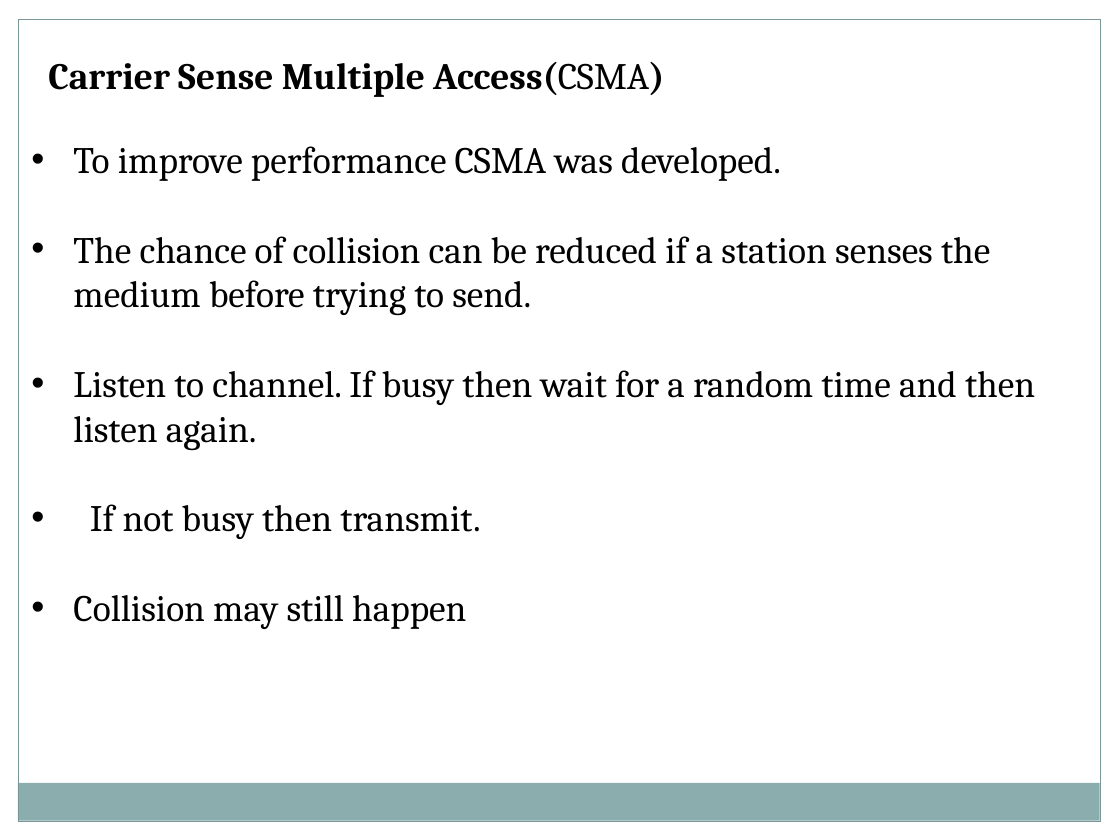
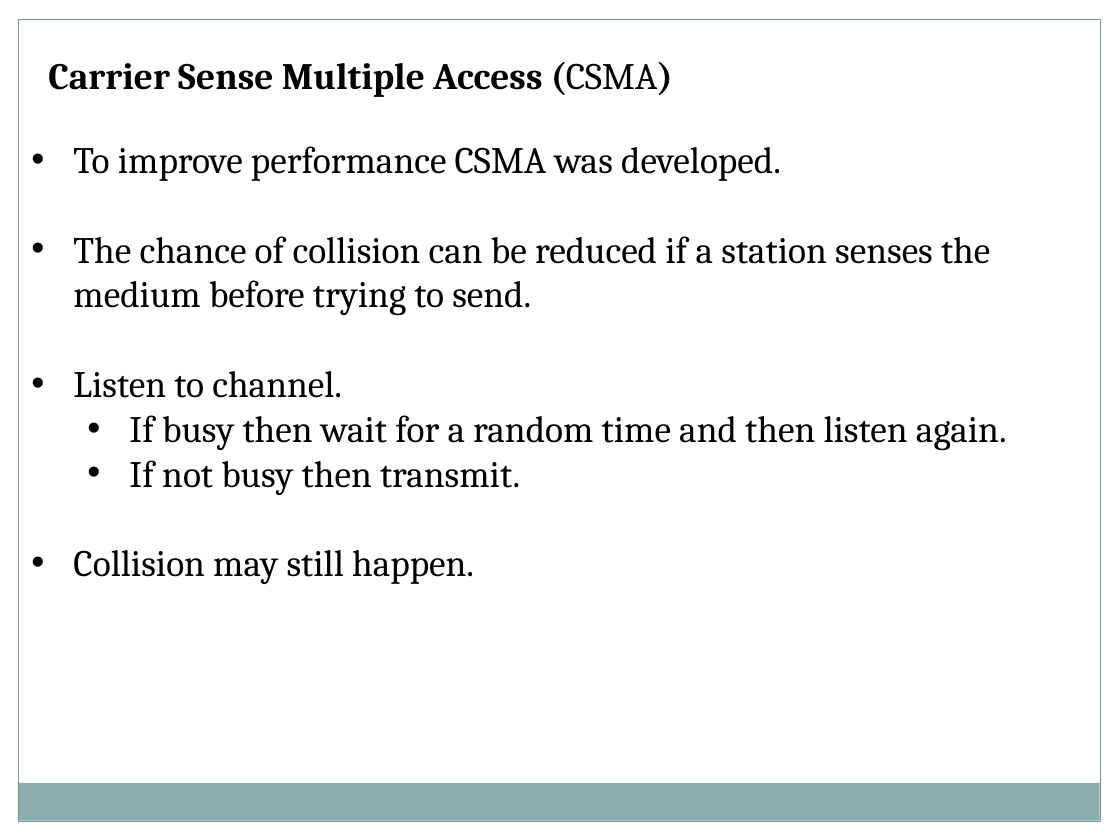
Before and after one commit to GeneralNitin/S6, a slide deck: slide 11 of 03. Computer Networks/PPTs/2.3. MAC.pptx. Drawn at 1120x840 pixels with LibreOffice and Linux fonts; fonts in the diff are those of the drawing. Boxes give left, top, right and bottom in pixels: in the first picture for what was removed or moved away, otherwise in the second. Text is boxed around its words. In the diff, an @@ line names an element or a change of style, - is before the commit and + after.

```diff
--- a/03. Computer Networks/PPTs/2.3. MAC.pptx
+++ b/03. Computer Networks/PPTs/2.3. MAC.pptx
@@ text at [48, 62, 673, 97]: spaces changed @@
-Carrier Sense Multiple Access(CSMA)
+Carrier Sense Multiple Access (CSMA)
@@ text at [73, 371, 1007, 451]: text changed @@
-• Listen to channel. If busy then wait for a random time and then listen again.
+• Listen to channel.
+  • If busy then wait for a random time and then listen again.
@@ text at [129, 460, 520, 495]: list level 1 to 2 in "If not busy then transmit." @@
@@ text at [73, 550, 474, 584]: text changed @@
-• Collision may still happen
+• Collision may still happen.
```
Also in this commit, not shown: 10 other slides changed, 42 other files.
